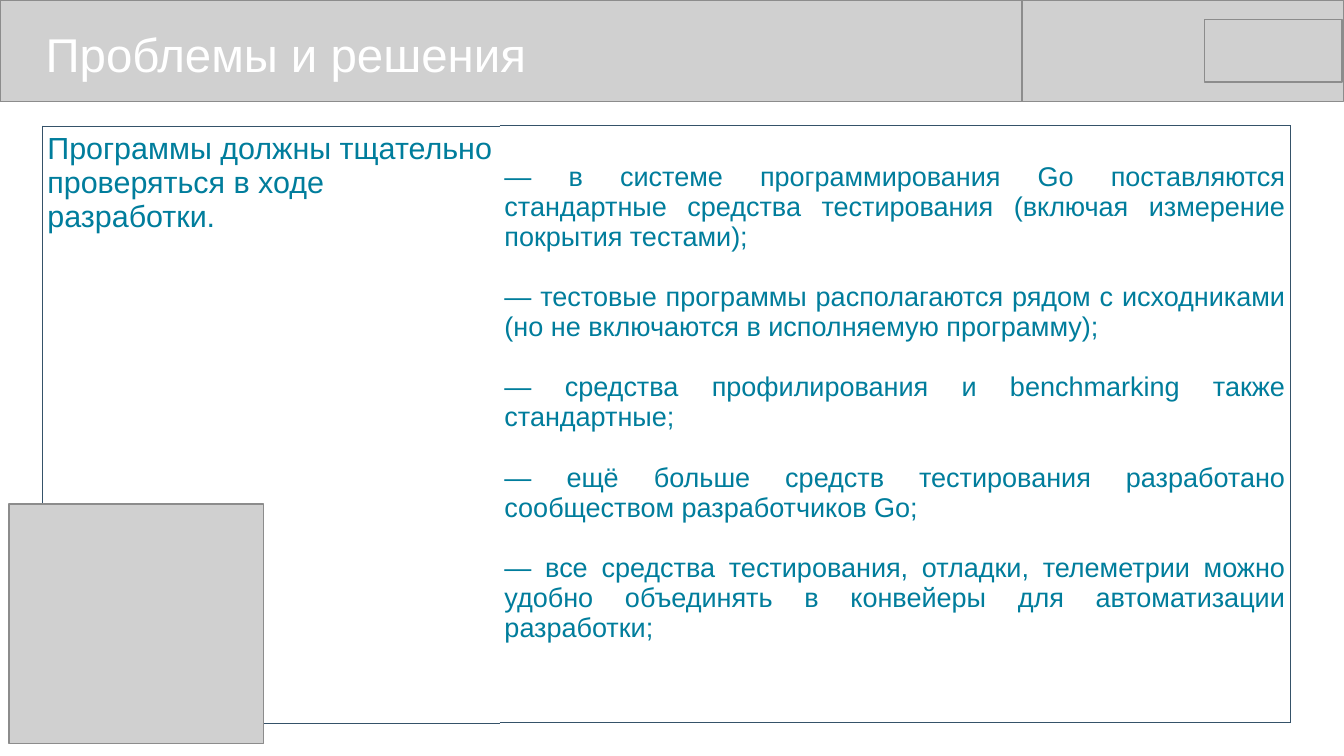
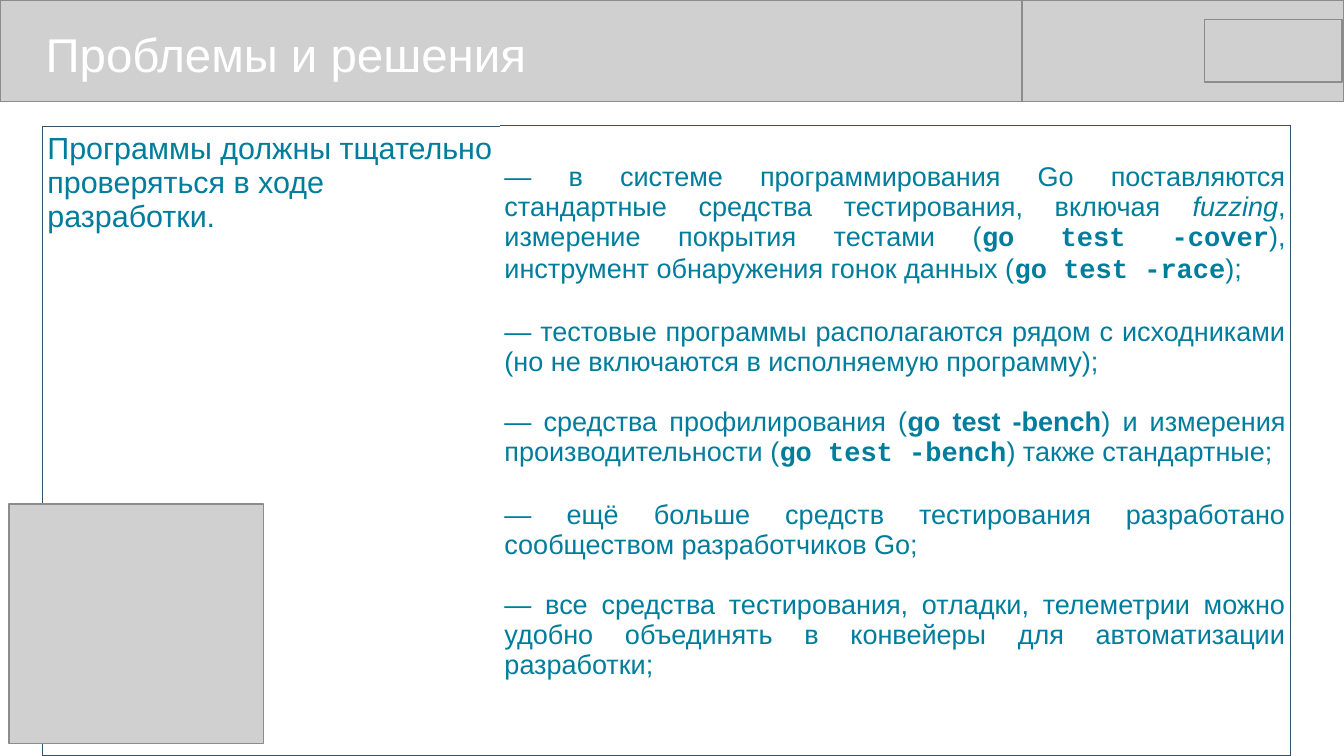
Before and after one commit to mike-shock/Go_language, a slide deck: slide 15 of view/Go_View.odp. Drawn at 1344x756 pixels with LibreOffice and Linux fonts; fonts in the diff are those of the drawing; grey boxes stand for pictures. Boxes give left, top, right and bottom in pixels: in the first picture for what was removed or moved away, otherwise in the second. Text is boxed around its words. In the diff, an @@ line names an element or a change of style, - is before the commit and + after.

```diff
--- a/view/Go_View.odp
+++ b/view/Go_View.odp
@@ table at bbox=[43, 126, 1292, 715] @@
-row 1, column 2: — в системе программирования Go поставляются стандартные средства тестирования (включая измерение покрытия тестами); / — тестовые программы располагаются рядом с исходниками (но не включаются в исполняемую программу); / — средства профилирования и benchmarking также стандартные; / — ещё больше средств тестирования разработано сообществом разработчиков Go; / — все средства тестирования, отладки, телеметрии можно удобно объединять в конвейеры для автоматизации разработки;
+row 1, column 2: — в системе программирования Go поставляются стандартные средства тестирования, включая fuzzing, измерение покрытия тестами (go test -cover), инструмент обнаружения гонок данных (go test -race); / — тестовые программы располагаются рядом с исходниками (но не включаются в исполняемую программу); / — средства профилирования (go test -bench) и измерения производительности (go test -bench) также стандартные; / — ещё больше средств тестирования разработано сообществом разработчиков Go; / — все средства тестирования, отладки, телеметрии можно удобно объединять в конвейеры для автоматизации разработки;
```
Also in this commit, not shown: 1 other slide changed, 3 other files.
